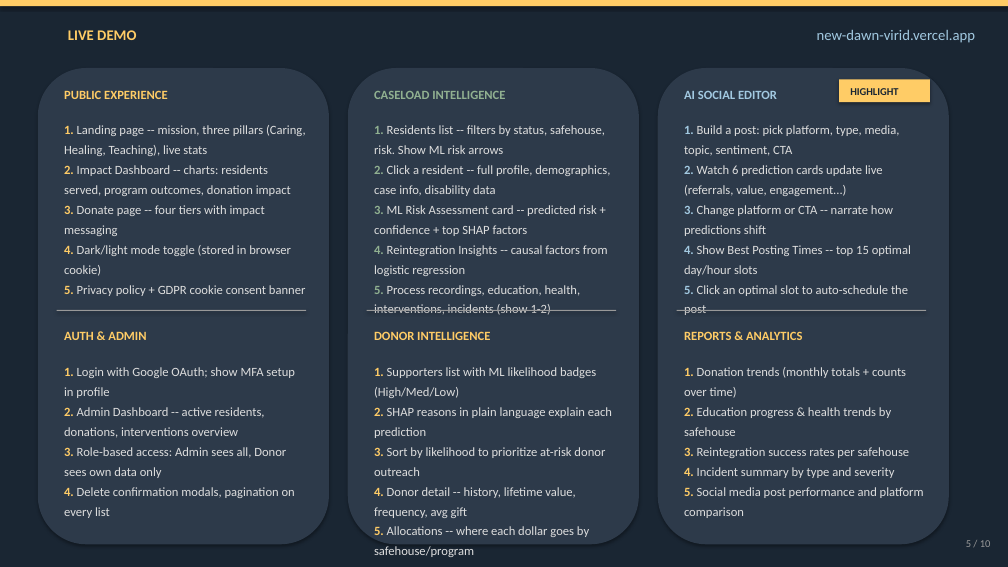
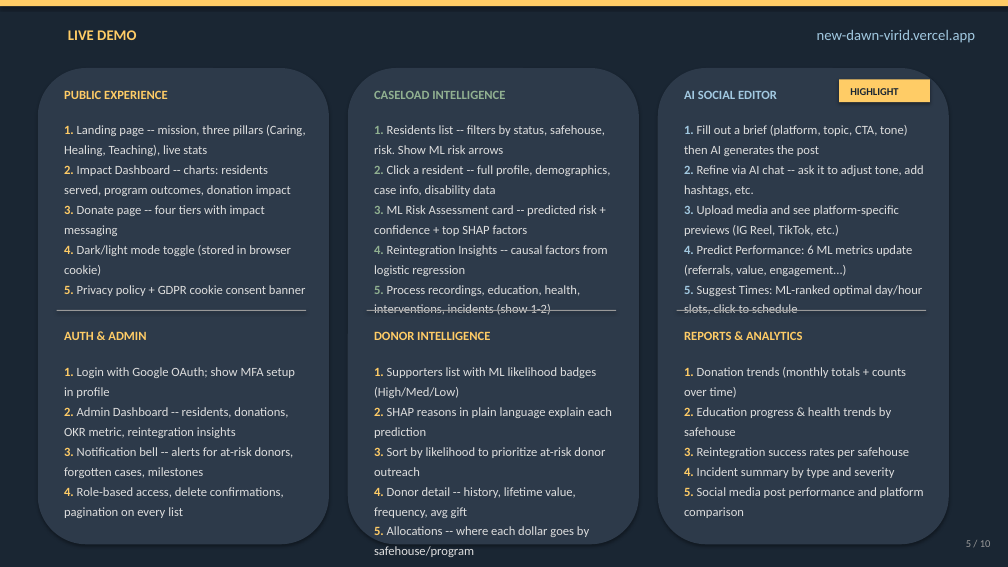
Before and after one commit to linklyns/New-Dawn, a slide deck: slide 5 of presentation/New_Dawn_Presentation.pptx. Drawn at 1008x567 pixels with LibreOffice and Linux fonts; fonts in the diff are those of the drawing. Boxes give left, top, right and bottom in pixels: in the first picture for what was removed or moved away, otherwise in the second. Text is boxed around its words. In the diff, an @@ line names an element or a change of style, - is before the commit and + after.

```diff
--- a/presentation/New_Dawn_Presentation.pptx
+++ b/presentation/New_Dawn_Presentation.pptx
@@ text at [684,125,923,314]: text changed @@
-1. Build a post: pick platform, type, media, topic, sentiment, CTA
-2. Watch 6 prediction cards update live (referrals, value, engagement...)
-3. Change platform or CTA -- narrate how predictions shift
-4. Show Best Posting Times -- top 15 optimal day/hour slots
-5. Click an optimal slot to auto-schedule the post
+1. Fill out a brief (platform, topic, CTA, tone) then AI generates the post
+2. Refine via AI chat -- ask it to adjust tone, add hashtags, etc.
+3. Upload media and see platform-specific previews (IG Reel, TikTok, etc.)
+4. Predict Performance: 6 ML metrics update (referrals, value, engagement...)
+5. Suggest Times: ML-ranked optimal day/hour slots, click to schedule
@@ text at [64,407,294,518]: text changed @@
-2. Admin Dashboard -- active residents, donations, interventions overview
-3. Role-based access: Admin sees all, Donor sees own data only
-4. Delete confirmation modals, pagination on every list
+2. Admin Dashboard -- residents, donations, OKR metric, reintegration insights
+3. Notification bell -- alerts for at-risk donors, forgotten cases, milestones
+4. Role-based access, delete confirmations, pagination on every list
```
Also in this commit, not shown: 1 other slide changed, 1 other file.
